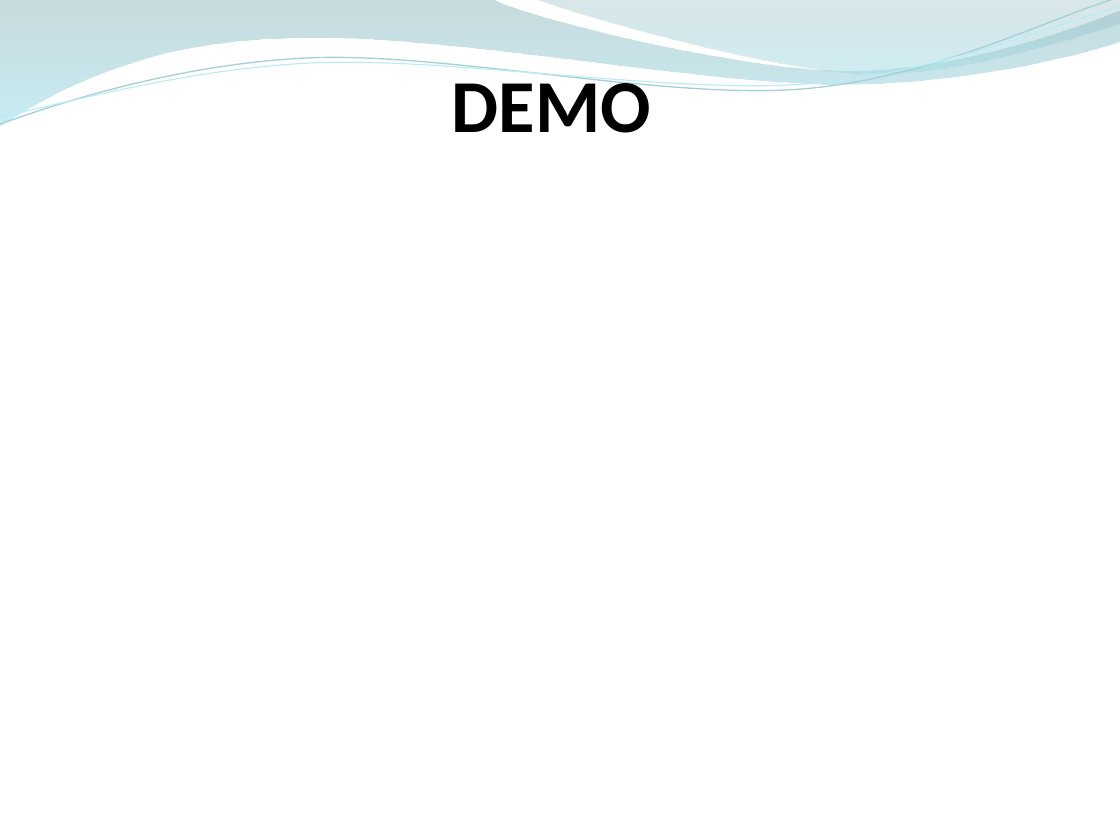
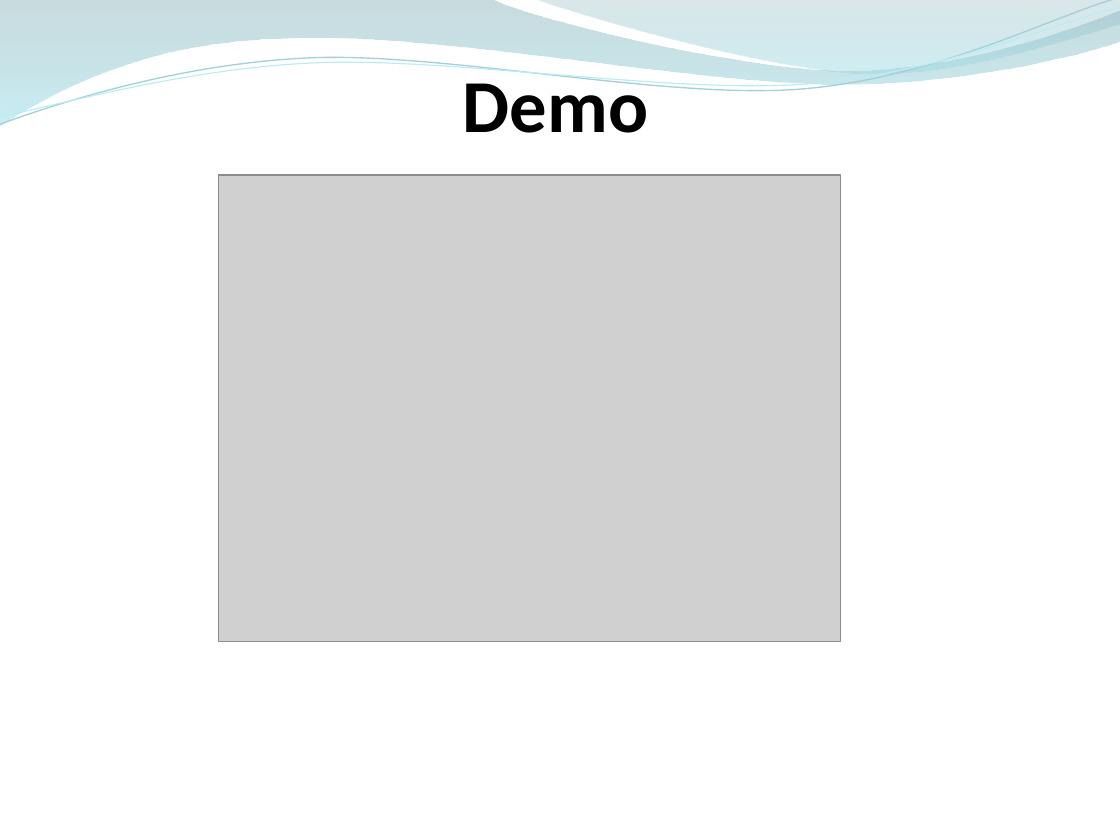
Before and after one commit to ammirate/at-silo, a slide deck: slide 31 of Presentazione/Atsilo3/Atsilo_H_PresentazioneFinale.pptx. Drawn at 1120x840 pixels with LibreOffice and Linux fonts; fonts in the diff are those of the drawing; grey boxes stand for pictures. Boxes give left, top, right and bottom in pixels: in the first picture for what was removed or moved away, otherwise in the second. Text is boxed around its words. In the diff, an @@ line names an element or a change of style, - is before the commit and + after.

Commit message:
[WR 3] aggiunto demo

```diff
--- a/Presentazione/Atsilo3/Atsilo_H_PresentazioneFinale.pptx
+++ b/Presentazione/Atsilo3/Atsilo_H_PresentazioneFinale.pptx
@@ text at (463, 71, 648, 133): text changed @@
-DEMO
+Demo
@@ picture added at (218, 175, 841, 642) @@
```
Also in this commit, not shown: 1 slide added, 1 other file.
